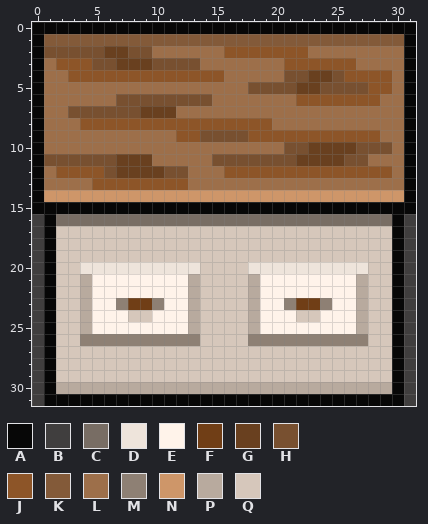
File history of a pixel-art sprite, models/counter/reasonable_counter.png. That is the earlier state.
The file is 32x32 pixels. Colours within 5 levels of each other are drawn and written as one.
Palette (. is transparent): A #070707  B #403e3e  C #786d64  D #eee4db  E #fff3ea  F #703e16  G #69401f  H #785030  J #8d5528  K #835a39  L #9d6f4a  M #8e8074  N #ce9669  P #b8aa9e  Q #d6c7bb
Pixels before, first column x 0:
 0 AAAAAAAAAAAAAAAAAAAAAAAAAAAAAAAA
 1 AKKKKKKKKKKKKKKKKKKKKKKKKKKKKKKA
 2 AHHHHHGGHHLLLLLLJJJJJJJLLLLLLLLA
 3 ALJJJHHGGGHHHHLLLLLLLJJJJJJLLLLA
 4 ALLJJJJJJJJJJJJJLLLLLHHGGHJJJJLA
 5 ALLLLLLLLLLLLLLLLLHHHHGGHHHHJJLA
 6 ALLLLLLHHHHHHHHLLLLLLLJJJJJJJLLA
 7 ALLHHHHHHGGGLLLLLLLLLLLLLLLLLLLA
 8 ALLLJJJJJJJJJJJJJJJJLLLLLLLLLLLA
 9 ALLLLLLLLLLLJJHHHHJJJJJJJJJJJLLA
10 ALLLLLLLLLLLLLLLLLLLLHHGGGGHHHLA
11 AHHHHHHGGGLLLLLHHHHHHHGGGGHHLLLA
12 ALJJJJHGGGGHHLLLJJJJJJJJJJJJJJLA
13 ALLLLJJJJJJJJLLLLLLLLLLLLLLLLLLA
14 ANNNNNNNNNNNNNNNNNNNNNNNNNNNNNNA
15 AAAAAAAAAAAAAAAAAAAAAAAAAAAAAAAA
16 BACCCCCCCCCCCCCCCCCCCCCCCCCCCCAB
17 BAQQQQQQQQQQQQQQQQQQQQQQQQQQQQAB
18 BAQQQQQQQQQQQQQQQQQQQQQQQQQQQQAB
19 BAQQQQQQQQQQQQQQQQQQQQQQQQQQQQAB
20 BAQQDDDDDDDDDDQQQQDDDDDDDDDDQQAB
21 BAQQPEEEEEEEEPQQQQPEEEEEEEEPQQAB
22 BAQQPEEEEEEEEPQQQQPEEEEEEEEPQQAB
23 BAQQPEEMFFMEEPQQQQPEEMFFMEEPQQAB
24 BAQQPEEEQQEEEPQQQQPEEEQQEEEPQQAB
25 BAQQPEEEEEEEEPQQQQPEEEEEEEEPQQAB
26 BAQQMMMMMMMMMMQQQQMMMMMMMMMMQQAB
27 BAQQQQQQQQQQQQQQQQQQQQQQQQQQQQAB
28 BAQQQQQQQQQQQQQQQQQQQQQQQQQQQQAB
29 BAQQQQQQQQQQQQQQQQQQQQQQQQQQQQAB
30 BAPPPPPPPPPPPPPPPPPPPPPPPPPPPPAB
31 BAAAAAAAAAAAAAAAAAAAAAAAAAAAAAAB
Once edited:
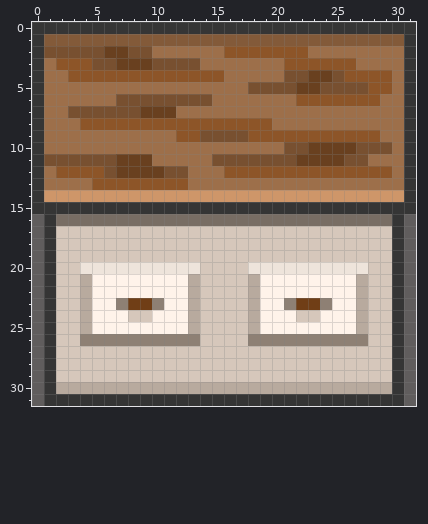
The edit:
{"colour":"A","old":"#070707","new":"#353535"}
{"colour":"B","old":"#403e3e","new":"#605d5d"}
